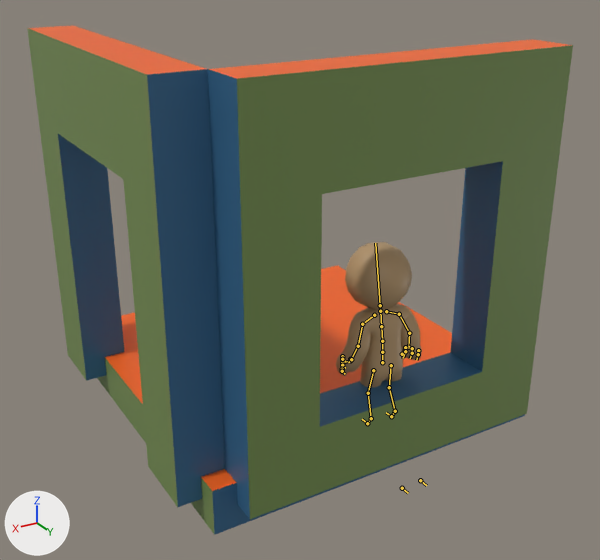
One commit to the Blender file mods/puggos_world/sandbox/animations/character/oneshot_step_up/blend/oneshot_step_up.blend: the scene before it, then after it.
Camera for both pictures: a camera (50 mm lens) standing at (4.6, 5.29, 5.3) and looking at (0.27, -1.93, 1.69). The axes (+X, +Y, +Z) are drawn at lower left. The lights are the same throughout. Both versions are drawn at frame 36 of the action 'oneshot_step_up'; the numbers are the values there. The bones that bend it are drawn over the model as lines.

The first picture shows 'Character', 'Door-4-col', 'Floor-col', 'Window-4-col'.
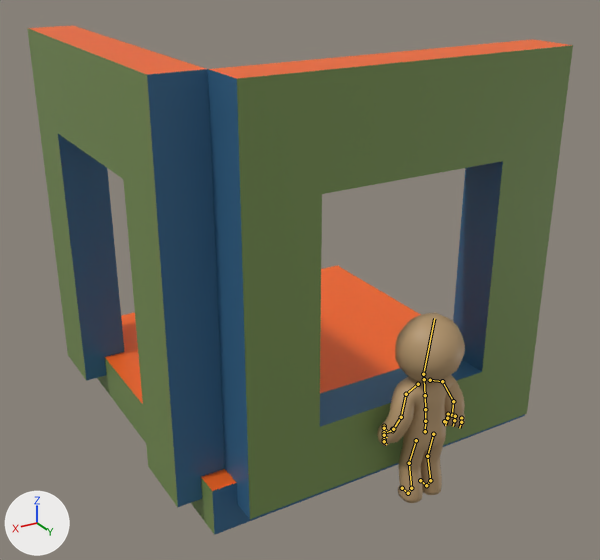
Where the change shows, as pixel boxes [x1, y1, x2, y2] in the pictures (600 x 560 px):
'Character', posed
    before: [336, 242, 422, 387]
    after: [377, 312, 465, 503]
bone 'Spine_1', root to tip
    before: (382, 362) to (382, 352)
    after: (425, 431) to (425, 421)

The edits, one by one:
Bone 'Spine_1' (bone_spine_1) moves from (0.059, 0.459, 0.653) to (0.0, -0.016, 0.0).
Bone 'Heel_Controller_R' (bone_heel_controller_r) moves from (0.0, 0.625, -0.486) to (0.0, 0.0, 0.0).
Bone 'Heel_Controller_L' (bone_heel_controller_l) moves from (0.06, 0.646, -0.482) to (0.0, 0.0, 0.0).
Bone 'Heel_Controller_L' (bone_heel_controller_l) turns from (-2, 0, 0) to (0, 0, 0) degrees about its own x, y and z.
